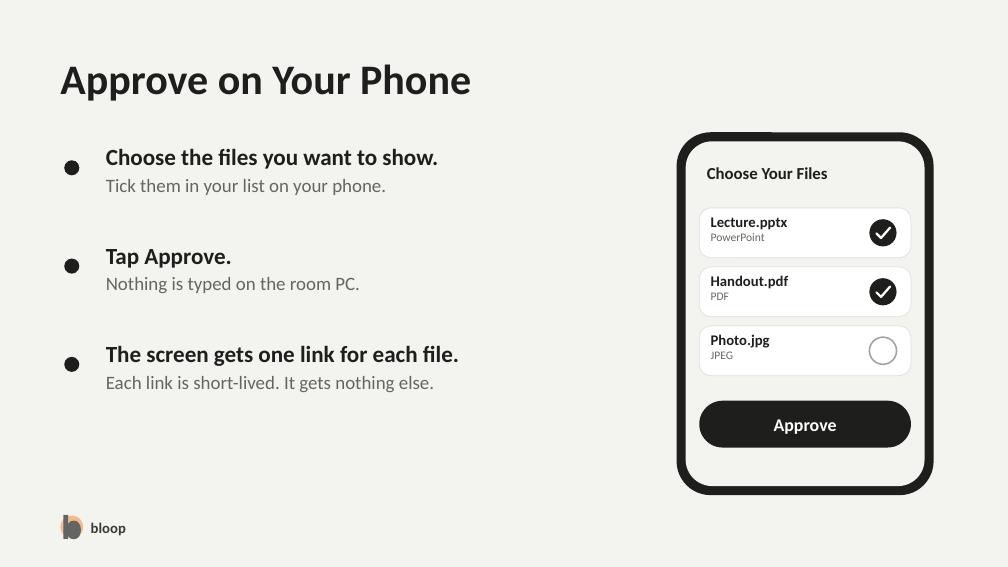
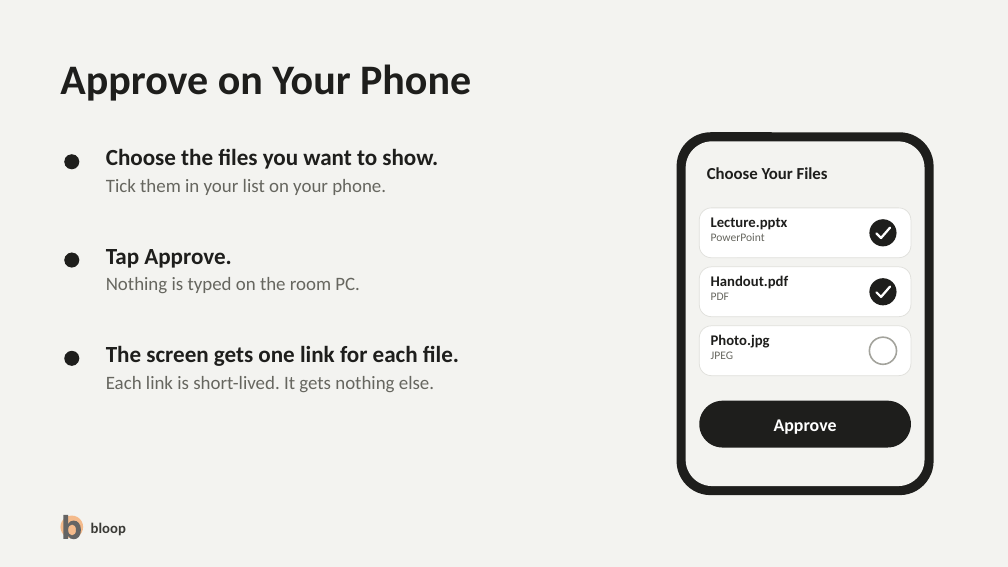
Before and after one commit to CyberSandwich/bloop, a slide deck: slide 4 of src/worker/seams/file-source/demo-files/demo-deck.pptx. Drawn at 1008x567 pixels with LibreOffice and Linux fonts; fonts in the diff are those of the drawing. Boxes give left, top, right and bottom in pixels: in the first picture for what was removed or moved away, otherwise in the second. Text is boxed around its words. In the diff, an @@ line names an element or a change of style, - is before the commit and + after.

```diff
--- a/src/worker/seams/file-source/demo-files/demo-deck.pptx
+++ b/src/worker/seams/file-source/demo-files/demo-deck.pptx
@@ 3 ellipses moved together from (x1=64, y1=160, x2=79, y2=372) to (x1=64, y1=154, x2=79, y2=366) @@
@@ freeform shape at (x1=59, y1=514, x2=85, y2=540): outline redrawn @@
```
Also in this commit, not shown: 6 other slides changed, 8 other files.
